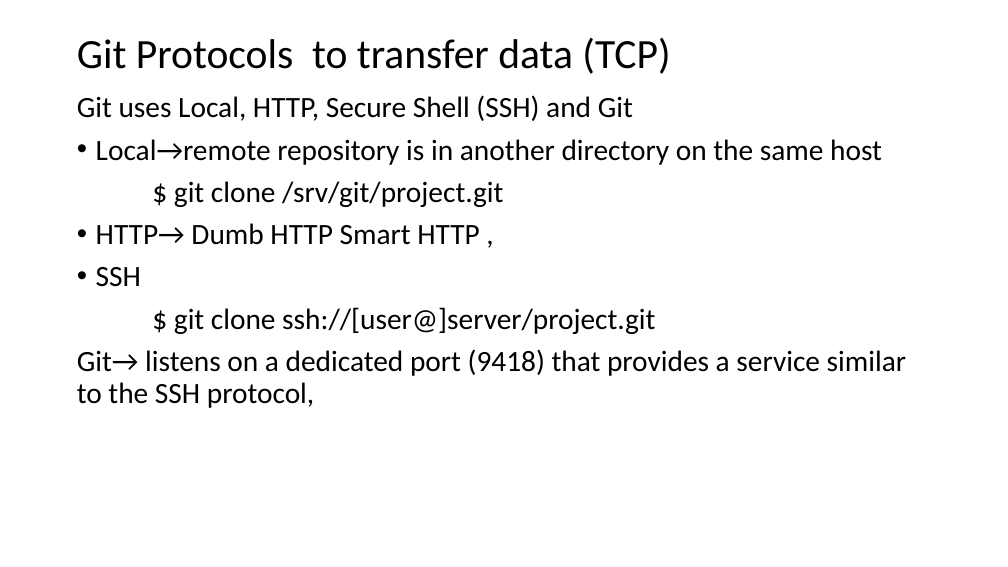
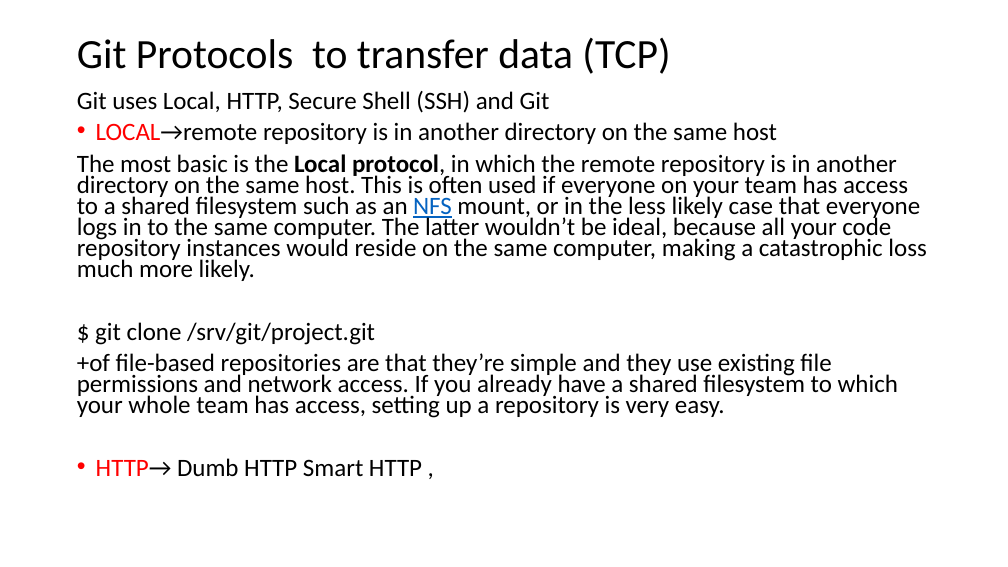
Before and after one commit to mhgulen/Dosyalar, a slide deck: slide 18 of Version Control Protocols.pptx (slide 13 before the commit). Drawn at 1008x567 pixels with LibreOffice and Linux fonts; fonts in the diff are those of the drawing. Boxes give left, top, right and bottom in pixels: in the first picture for what was removed or moved away, otherwise in the second. Text is boxed around its words. In the diff, an @@ line names an element or a change of style, - is before the commit and + after.

```diff
--- a/Version Control Protocols.pptx
+++ b/Version Control Protocols.pptx
@@ text at <box>77,91,550,476</box>: size 28 to 23.8 pt in "Git uses Local, HTTP, Secure Shell (SSH) ...", "$ git clone /srv/git/project.git", "HTTP→ Dumb HTTP Smart HTTP ,"; text colour #000000 to #FF0000 in "HTTP→"; line spacing 0.9 to 0.7 @@
@@ text at <box>77,122,926,281</box>: text changed; size 28 to 23.8 pt @@
-• Local→remote repository is in another directory on the same host
+• LOCAL→remote repository is in another directory on the same host
+The most basic is the Local protocol, in which the remote repository is in another directory on the same host. This is often used if everyone on your team has access to a shared filesystem such as an NFS mount, or in the less likely case that everyone logs in to the same computer. The latter wouldn’t be ideal, because all your code repository instances would reside on the same computer, making a catastrophic loss much more likely.
@@ text at <box>77,267,906,408</box>: paragraphs removed @@
-• SSH
-$ git clone ssh://[user@]server/project.git
-Git→ listens on a dedicated port (9418) that provides a service similar to the SSH protocol,
@@ text at <box>77,353,898,418</box>: paragraph added @@
++of file-based repositories are that they’re simple and they use existing file permissions and network access. If you already have a shared filesystem to which your whole team has access, setting up a repository is very easy.
```
Also in this commit, not shown: 2 other slides changed, 11 slides added, 2 other files.
